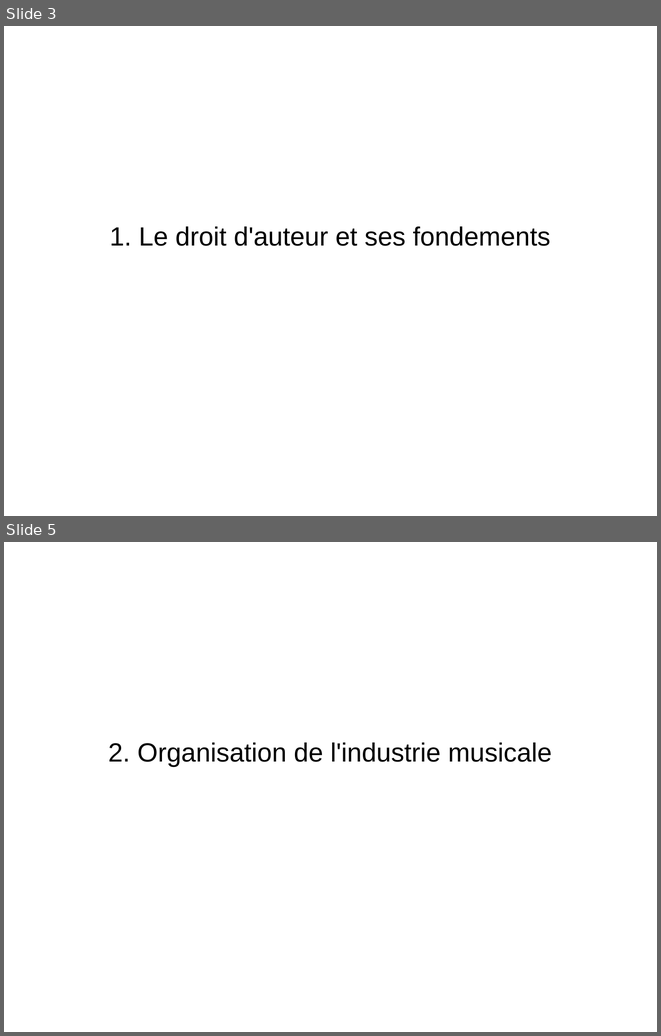
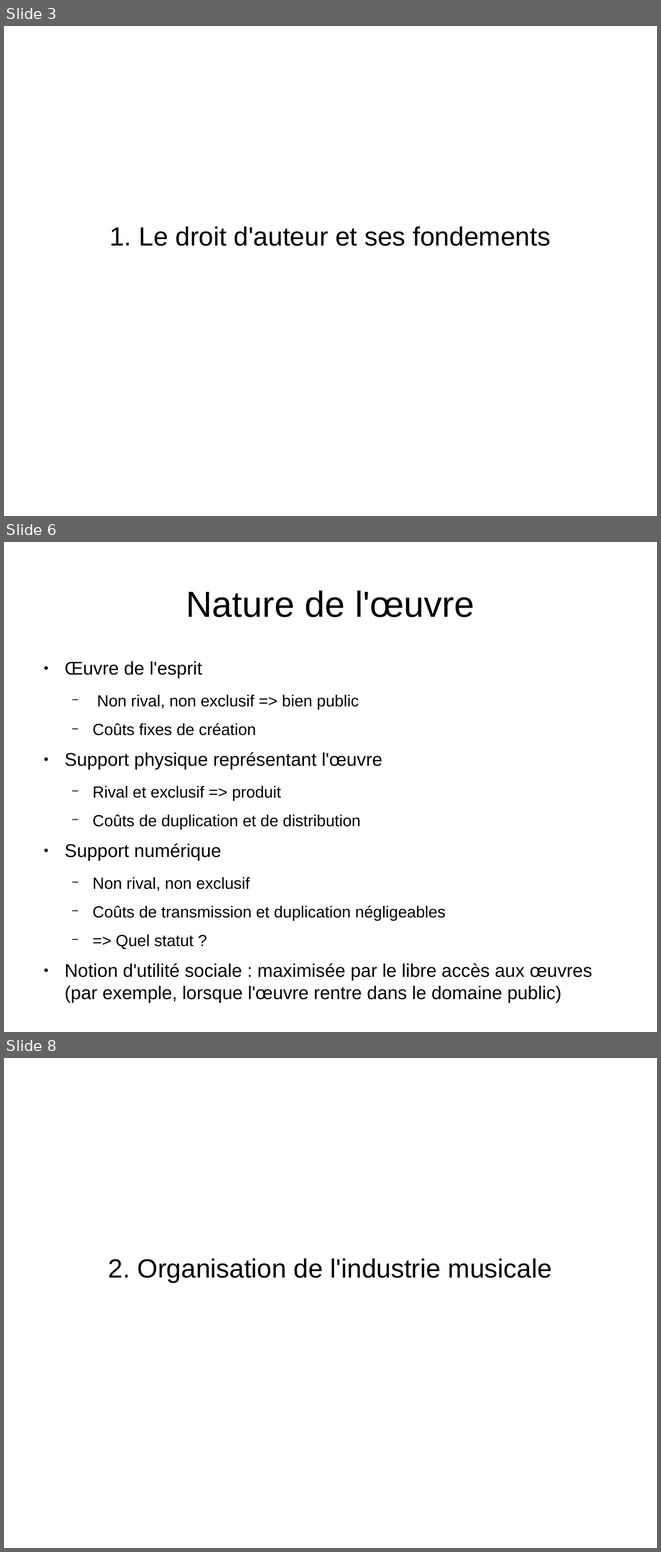
Before and after one commit to Parashp/pph-droit-auteur, a slide deck: soutenance.odp. Shown one above the other, each under a label of ours: slides 3 and 5 before the commit, slides 3, 6 and 8 after it; the slides between them are not shown. The pictures are 661x1036 and 661x1552 pixels, drawn with LibreOffice and Linux fonts; fonts in the diff are those of the drawing. Boxes give left, top, right and bottom in pixels: in the first picture for what was removed or moved away, otherwise in the second. Text is boxed around its words. In the diff, an @@ line names an element or a change of style, - is before the commit and + after.

```diff
--- a/soutenance.odp
+++ b/soutenance.odp
@@ slide 6 added at [4,542,657,1032], background #FFFFFF @@
@@ title added at [186,590,474,617], 44 pt, text #000000 @@
+Nature de l'œuvre
@@ text added at [64,661,592,1003], 19.6 pt, text #000000 @@
+● Œuvre de l'esprit
+  − Non rival, non exclusif => bien public
+  − Coûts fixes de création
+● Support physique représentant l'œuvre
+  − Rival et exclusif => produit
+  − Coûts de duplication et de distribution
+● Support numérique
+  − Non rival, non exclusif
+  − Coûts de transmission et duplication négligeables
+  − => Quel statut ?
+● Notion d'utilité sociale : maximisée par le libre accès aux œuvres (par exemple, lorsque l'œuvre rentre dans le domaine public)
@@ what was slide 5 is now slide 8 @@
```
Also in this commit, not shown: 3 slides changed, 5 other slides added.
